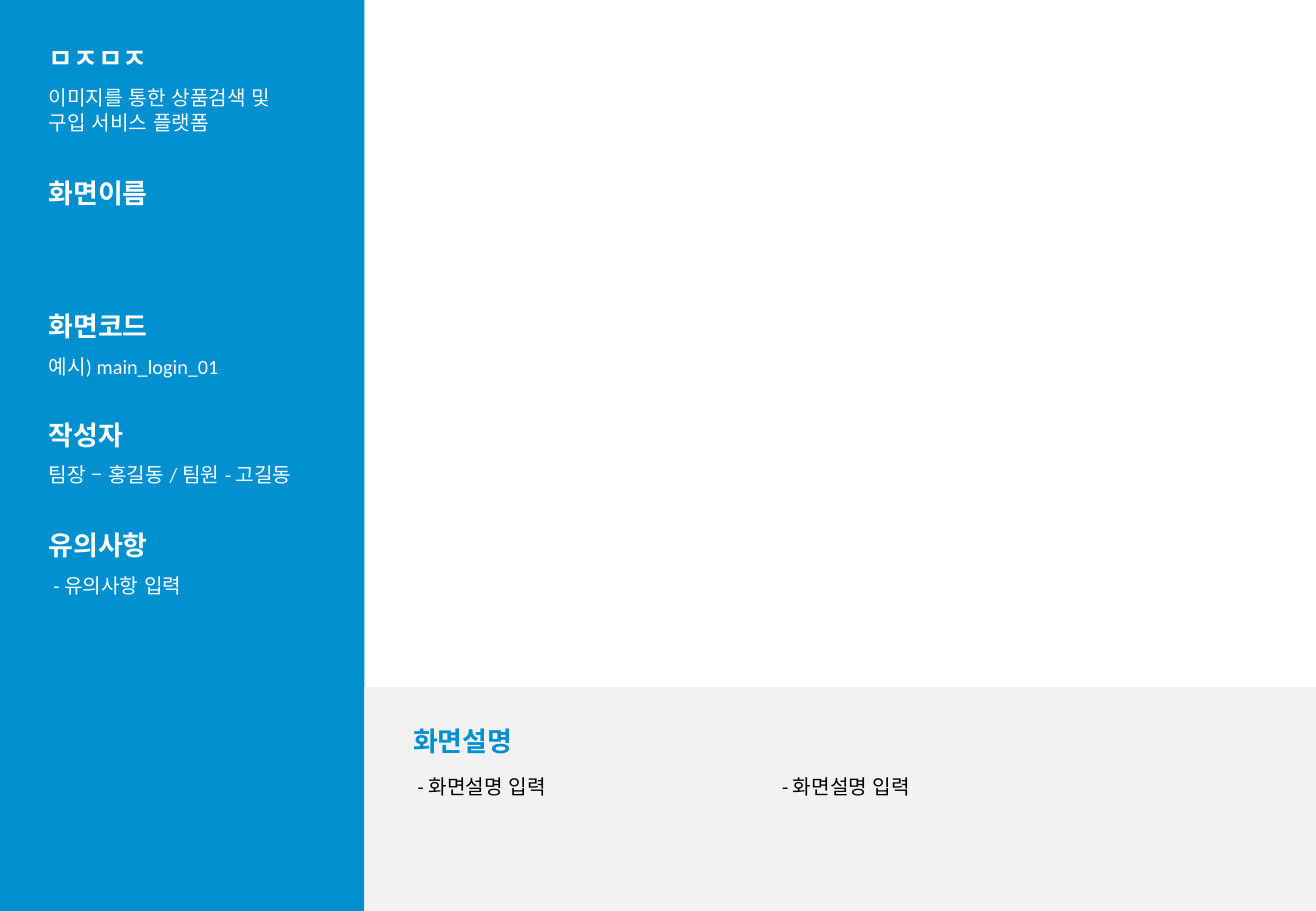
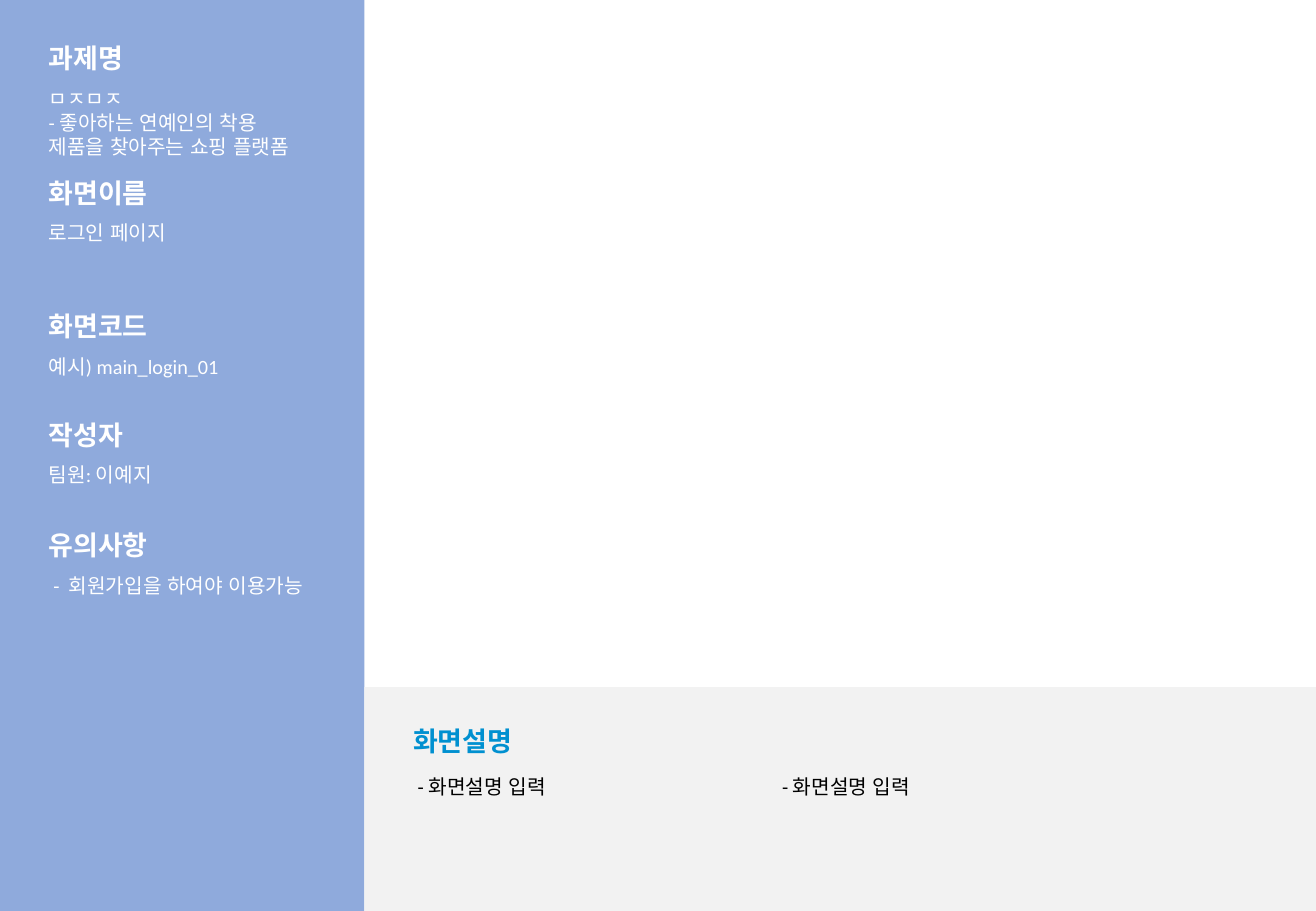
Before and after one commit to LeticiaKang/Project_Idol-Fandom-WebPlaform, a slide deck: slide 5 of 산출문서/화면설계서_서식(1조. HappyVirus).pptx (slide 9 before the commit). Drawn at 1316x911 pixels with LibreOffice and Linux fonts; fonts in the diff are those of the drawing. Boxes give left, top, right and bottom in pixels: in the first picture for what was removed or moved away, otherwise in the second. Text is boxed around its words. In the diff, an @@ line names an element or a change of style, - is before the commit and + after.

```diff
--- a/산출문서/화면설계서_서식(1조. HappyVirus).pptx
+++ b/산출문서/화면설계서_서식(1조. HappyVirus).pptx
@@ rectangle at <box>0,0,365,911</box>: fill #0090D0 to #8FAADC @@
@@ text at <box>49,45,123,71</box>: text changed @@
-ㅁㅈㅁㅈ
+과제명
@@ text at <box>49,93,289,156</box>: text changed @@
-이미지를 통한 상품검색 및 구입 서비스 플랫폼
+ㅁㅈㅁㅈ
+- 좋아하는 연예인의 착용 제품을 찾아주는 쇼핑 플랫폼
@@ text added at <box>49,223,166,242</box>, 12 pt, text #FFFFFF @@
+로그인 페이지
@@ text at <box>49,465,152,484</box>: text changed @@
-팀장 – 홍길동 / 팀원 - 고길동
+팀원: 이예지
@@ text at <box>69,576,303,595</box>: text changed @@
-- 유의사항 입력
+- 회원가입을 하여야 이용가능
```
Also in this commit, not shown: 8 other slides changed, 1 slide added.
